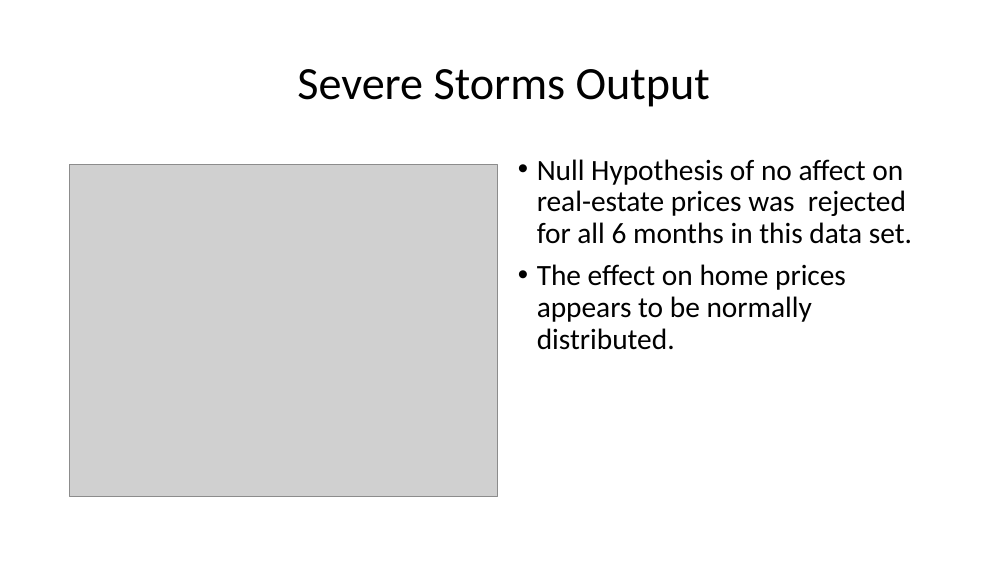
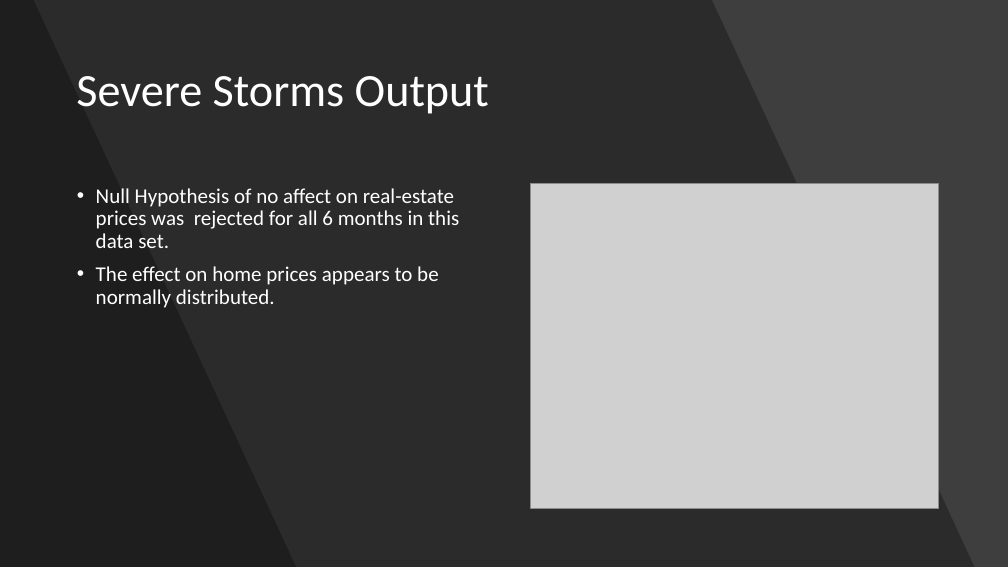
Before and after one commit to jormax14/data_bootcamp_project1, a slide deck: slide 8 of Are Housing Prices Affected by Natural Disasters.pptx (slide 7 before the commit). Drawn at 1008x567 pixels with LibreOffice and Linux fonts; fonts in the diff are those of the drawing; grey boxes stand for pictures. Boxes give left, top, right and bottom in pixels: in the first picture for what was removed or moved away, otherwise in the second. Text is boxed around its words. In the diff, an @@ line names an element or a change of style, - is before the commit and + after.

```diff
--- a/Are Housing Prices Affected by Natural Disasters.pptx
+++ b/Are Housing Prices Affected by Natural Disasters.pptx
@@ background #FFFFFF to #454545 @@
@@ rectangle added at [0, 0, 1008, 567], fill #000000 at 9% opacity @@
@@ freeform shape added at [0, 0, 975, 567], fill #000000 at 30% opacity @@
@@ freeform shape added at [0, 0, 296, 567], fill #000000 at 30% opacity @@
@@ title "Severe Storms Output": place and size @@
-title "Severe Storms Output" at [297, 69, 710, 107]
+title "Severe Storms Output" at [76, 76, 489, 114]
@@ title "Severe Storms Output" at [76, 76, 489, 114]: text colour #000000 to #FFFFFF; alignment centre to left @@
@@ picture removed at [70, 165, 498, 497] @@
@@ text "Null Hypothesis of no affect ...": place and size @@
-text "Null Hypothesis of no affect ..." at [537, 159, 912, 350]
+text "Null Hypothesis of no affect ..." at [96, 188, 459, 308]
@@ text "Null Hypothesis of no affect ..." at [96, 188, 459, 308]: size 28 to 20 pt, text colour #000000 to #FFFFFF @@
@@ picture added at [531, 184, 939, 508] @@
```
Also in this commit, not shown: 7 other slides changed, 2 slides added, 3 other files.
